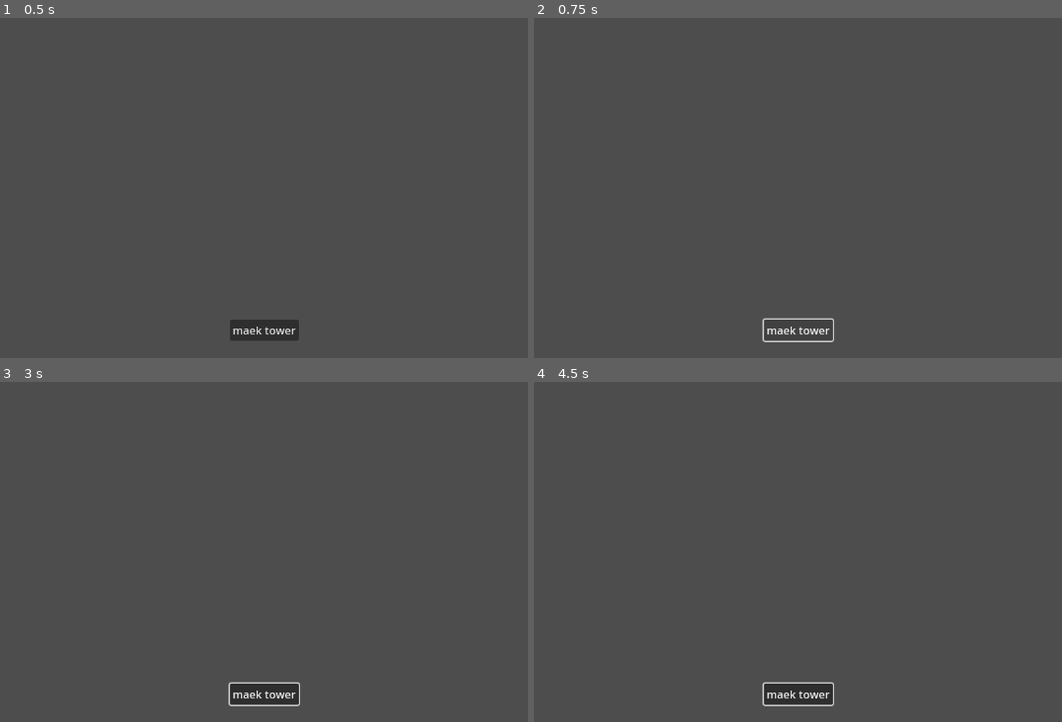
Above: before the commit, frames 1-4 (two rows, left to right).
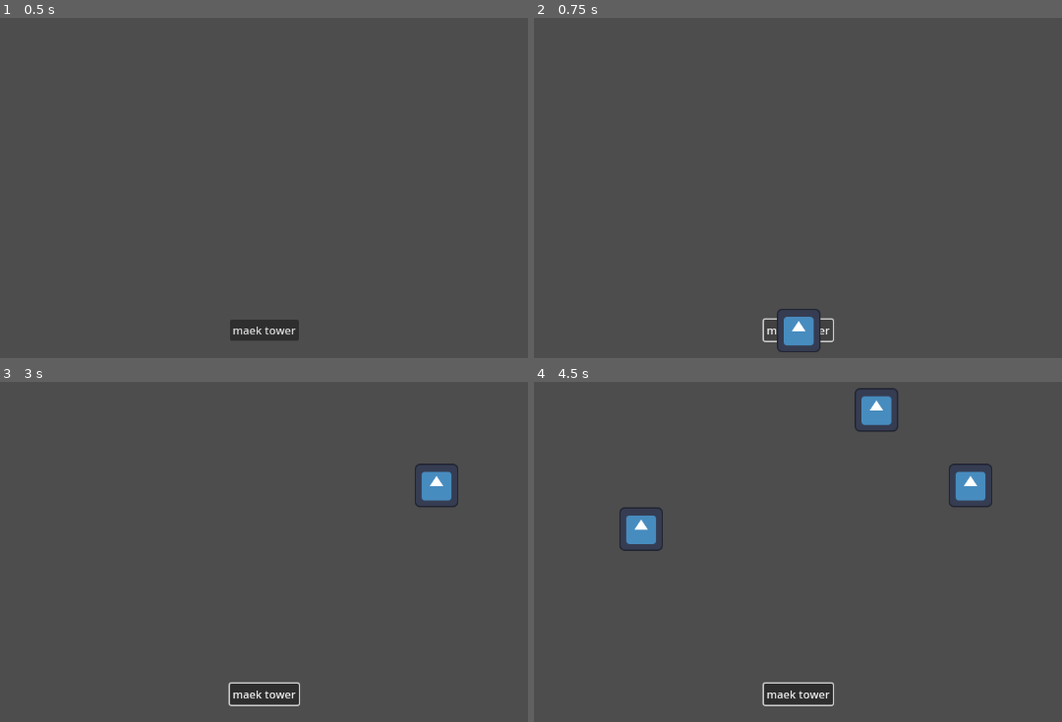
Above: after the commit, the same moments.

Repository: sushitoad/tower-defense-prototype
Game: Godot game, scene res://scenes/test_scene.tscn
Two runs of this game, one before a commit and one after it. Both use one fixed random seed, a clock stepped at 60 frames per second and the inputs below. The engine's default icon, where the game draws it, is replaced by a stand-in: a white triangle on a blue panel in a dark square.
Inputs (mouse positions are in pixels of both pictures, inside the frame that each line leads up to):
- Up to frame 1 (0.5 s): no input
- Up to frame 2 (0.75 s): click "maek tower" at 0.5 s
- Up to frame 3 (3 s): click "maek tower" at 1.25 s; click "maek tower" at 2 s; tap Enter at 2.75 s; move the mouse to (438, 484) at 2.77 s; click (438, 484) at 2.85 s
- Up to frame 4 (4.5 s): tap Space at 3.5 s; move the mouse to (639, 528) at 3.52 s; click (639, 528) at 3.6 s; tap Enter at 4.25 s; move the mouse to (877, 409) at 4.27 s; click (877, 409) at 4.35 s

Frame 1 is identical in both runs. In frame 2, 0.7% of the frame differs, in the area x 45-55%, y 85-99%; in frame 3, 0.6%; in frame 4, 1.9%, in the area x 16-87%, y 1-50%.

Commit message:
refactor finished

Diff:
--- a/project.godot
+++ b/project.godot
@@ -34,9 +34,14 @@
 
 [input]
 
-"Multi Action"={
+LeftClick={
 "deadzone": 0.2,
 "events": [Object(InputEventMouseButton,"resource_local_to_scene":false,"resource_name":"","device":-1,"window_id":0,"a …(253 unchanged characters)…
+]
+}
+RightClick={
+"deadzone": 0.2,
+"events": [Object(InputEventMouseButton,"resource_local_to_scene":false,"resource_name":"","device":-1,"window_id":0,"alt_pressed":false,"shift_pressed":false,"ctrl_pressed":false,"meta_pressed":false,"button_mask":0,"position":Vector2(0, 0),"global_position":Vector2(0, 0),"factor":1.0,"button_index":2,"canceled":false,"pressed":false,"double_click":false,"script":null)
 ]
 }
 
--- a/scripts/build_ui.gd
+++ b/scripts/build_ui.gd
@@ -1,24 +1,9 @@
 extends Control
 
-#@export var towerManager: Node2D
-#dont do it this way reference the proto tower in tower manager instead
+
 var isMouseOverButton: bool = false
 
 #use enums and match to feed tower type into other scripts
-
-func _process(delta: float) -> void:
-	pass
-
-#func BuildTower():
-	#print("build le towr")
-	#buildingTower = true
-	#ghostTower.visible = true
-#
-#func PlaceTower(position: Vector2):
-	#print(mousePosition)
-	#ghostTower.visible = false
-	#towerManager.PlaceNewTower()
-	#buildingTower = false
 
 func _on_button_mouse_entered() -> void:
 	isMouseOverButton = true
--- a/scripts/tower_manager.gd
+++ b/scripts/tower_manager.gd
@@ -5,30 +5,30 @@
 
 var ghostProtoTower: Sprite2D
 
-#new refactor is combining these scripts, here are some variables from other script
 var placingTower: bool = false
-var isMouseOverButton: bool = false
 var mousePosition: Vector2
 
 func _ready() -> void:
 	ghostProtoTower = buildUI.find_child("GhostProtoTower")
-	#this needs to connect the button pressed signal to SpawnTower
+	var buildButton = buildUI.find_child("Button")
+	#I will need a different solution when I have more tower options and more buttons
+	buildButton.pressed.connect(SpawnTower)
 
 func _process(delta: float) -> void:
 	mousePosition = get_global_mouse_position()
 	if ghostProtoTower != null:
 		ghostProtoTower.position = mousePosition
-	if Input.is_action_just_pressed("Multi Action") and buildUI.isMouseOverButton == false:
+	if Input.is_action_just_pressed("LeftClick") and buildUI.isMouseOverButton == false:
 		if placingTower:
-			#PlaceTower(mousePosition)
-			pass
+			PlaceSpawnedTower()
 
 func SpawnTower():
-	print("spawning new tower to place")
 	placingTower = true
 	ghostProtoTower.visible = true
 
 func PlaceSpawnedTower():
+	ghostProtoTower.visible = false
 	var newTower = protoTower.instantiate()
 	add_child(newTower)
 	newTower.position = mousePosition
+	placingTower = false
